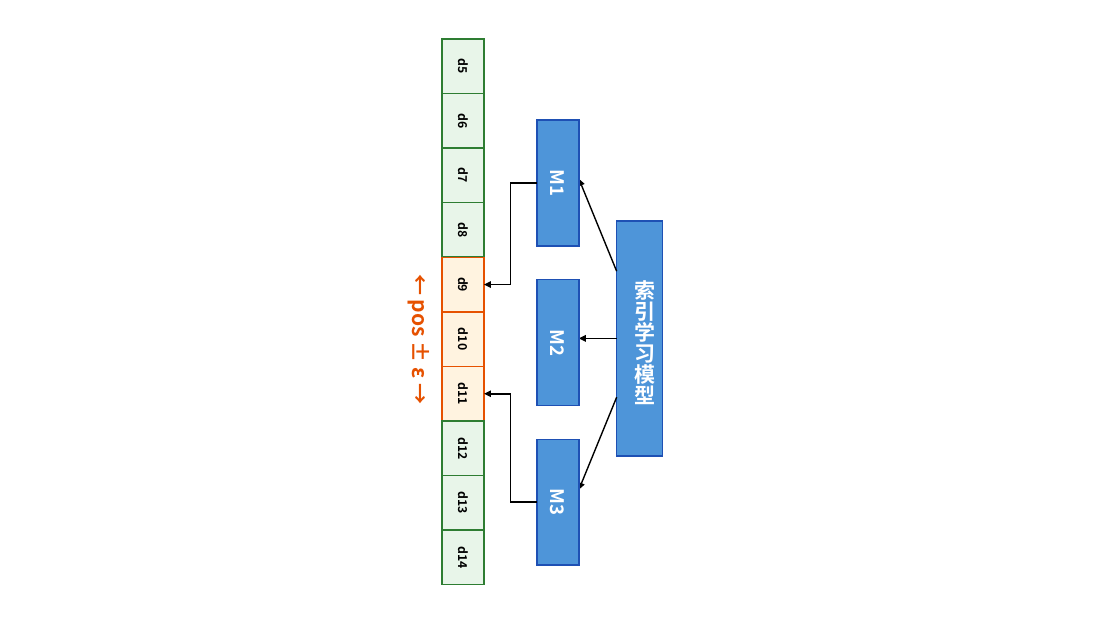
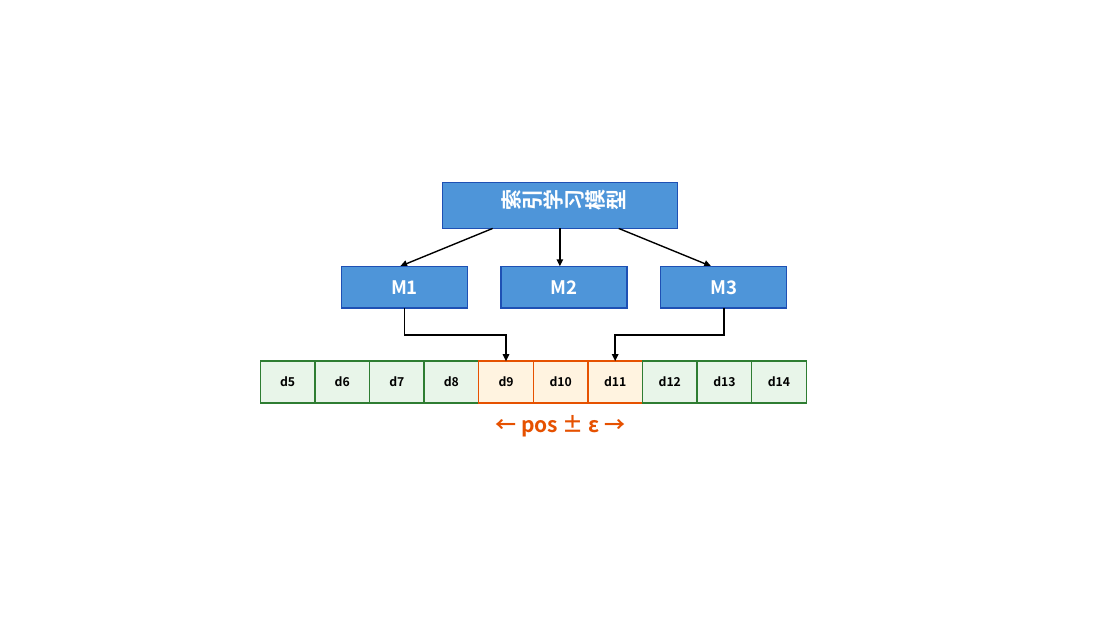
Before and after one commit to yeshu8zpf/NSFC_MCI, a slide deck: slide 7 of 军民融合/ppt/研究方案二C.pptx. Drawn at 1120x630 pixels with LibreOffice and Linux fonts; fonts in the diff are those of the drawing. Boxes give left, top, right and bottom in pixels: in the first picture for what was removed or moved away, otherwise in the second. Text is boxed around its words. In the diff, an @@ line names an element or a change of style, - is before the commit and + after.

```diff
--- a/军民融合/ppt/研究方案二C.pptx
+++ b/军民融合/ppt/研究方案二C.pptx
@@ rotation 90 to 0 degrees in 15 elements at [588, 361, 643, 403], [534, 361, 588, 403], [479, 361, 534, 403], [502, 266, 628, 308], [342, 266, 468, 308], [661, 266, 787, 308], [260, 361, 315, 403], [315, 361, 370, 403], [370, 361, 424, 403], [424, 361, 479, 403], [643, 361, 697, 403], [697, 361, 752, 403], [752, 361, 807, 403], [521, 420, 600, 437], [443, 182, 678, 229] @@
@@ text "索引学习模型": place and size @@
-text "索引学习模型" at [634, 277, 655, 404]
+text "索引学习模型" at [495, 192, 630, 211]
@@ text "索引学习模型" at [495, 192, 630, 211]: rotation 0 to 270 degrees @@
@@ arrow moved from (617, 271) - (579, 179) to (493, 229) - (401, 266) @@
@@ arrow moved from (617, 339) - (579, 339) to (560, 229) - (560, 266) @@
@@ arrow moved from (617, 397) - (579, 490) to (619, 229) - (712, 266) @@
@@ elbow arrow moved from (537, 183) - (484, 285) to (405, 308) - (506, 361) @@
@@ elbow arrow moved from (537, 502) - (484, 394) to (724, 308) - (615, 361) @@
@@ text "← pos ± ε →": place and size @@
-text "← pos ± ε →" at [407, 303, 437, 378]
+text "← pos ± ε →" at [521, 420, 600, 437]
```
Also in this commit, not shown: 3 other slides changed, 1 other file.
